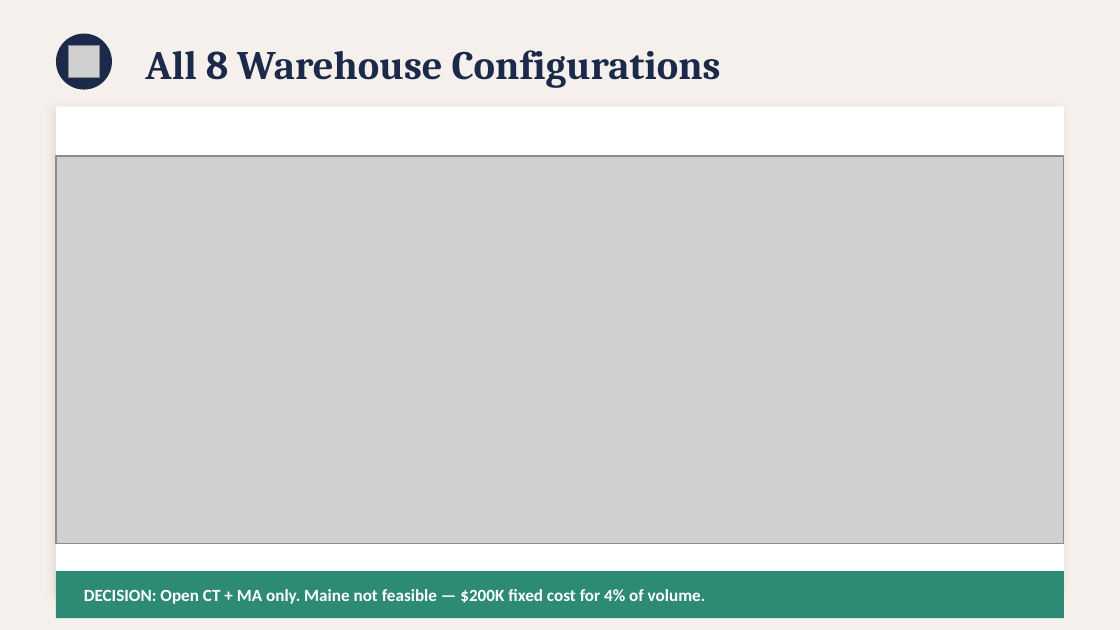
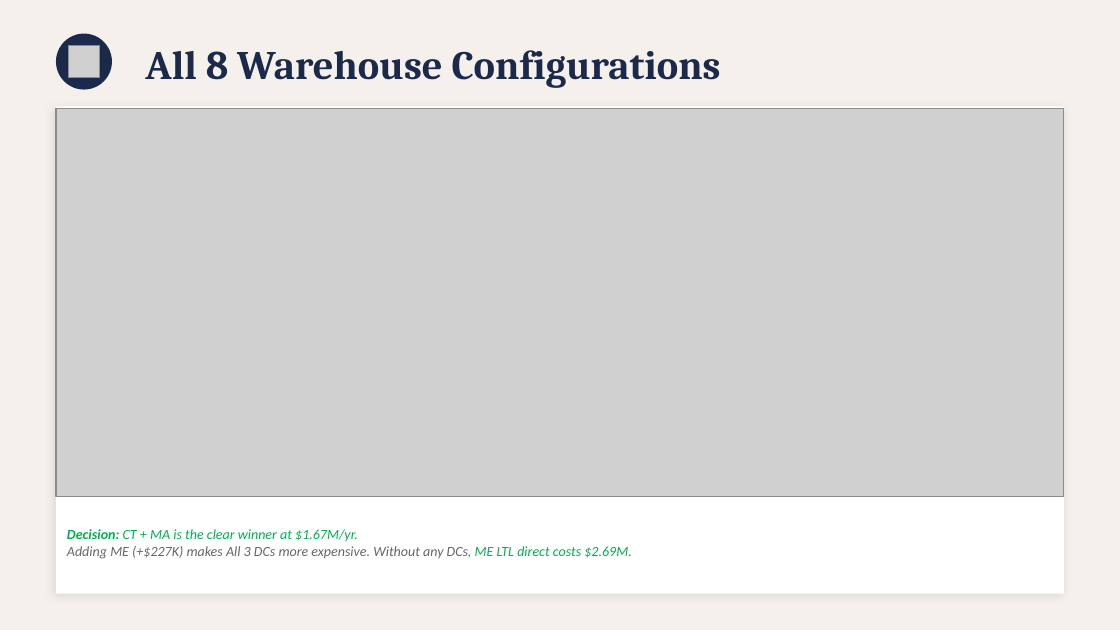
Before and after one commit to DanielRegaladoUMiami/CanDi-Supply-Chain-Design, a slide deck: slide 6 of CanDi_Supply_Chain_Presentation.pptx (slide 5 before the commit). Drawn at 1120x630 pixels with LibreOffice and Linux fonts; fonts in the diff are those of the drawing; grey boxes stand for pictures. Boxes give left, top, right and bottom in pixels: in the first picture for what was removed or moved away, otherwise in the second. Text is boxed around its words. In the diff, an @@ line names an element or a change of style, - is before the commit and + after.

```diff
--- a/CanDi_Supply_Chain_Presentation.pptx
+++ b/CanDi_Supply_Chain_Presentation.pptx
@@ picture: place and size @@
-picture at bbox=[56, 156, 1064, 543]
+picture at bbox=[56, 109, 1064, 496]
@@ text added at bbox=[67, 529, 631, 559], 9 pt, text #00B050, italic @@
+Decision: CT + MA is the clear winner at $1.67M/yr.
+Adding ME (+$227K) makes All 3 DCs more expensive. Without any DCs, ME LTL direct costs $2.69M.
@@ rectangle removed at bbox=[56, 571, 1064, 618] @@
@@ text removed at bbox=[84, 589, 706, 604] @@
-DECISION: Open CT + MA only. Maine not feasible — $200K fixed cost for 4% of volume.
```
Also in this commit, not shown: 7 other slides changed, 1 other file.
